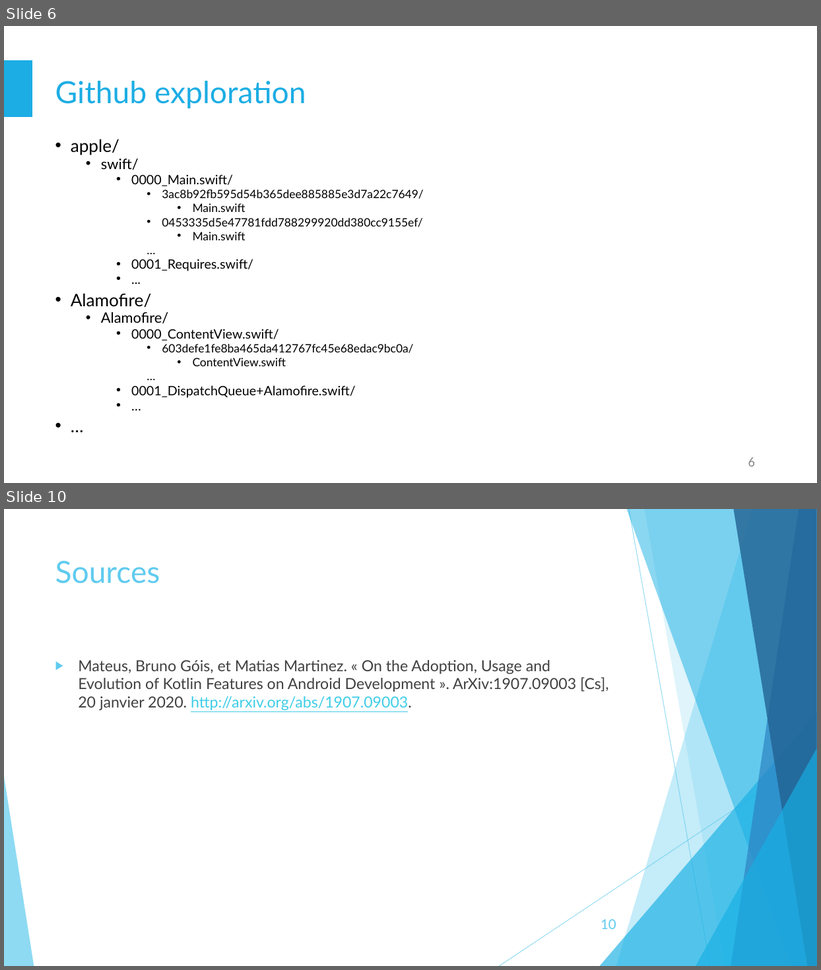
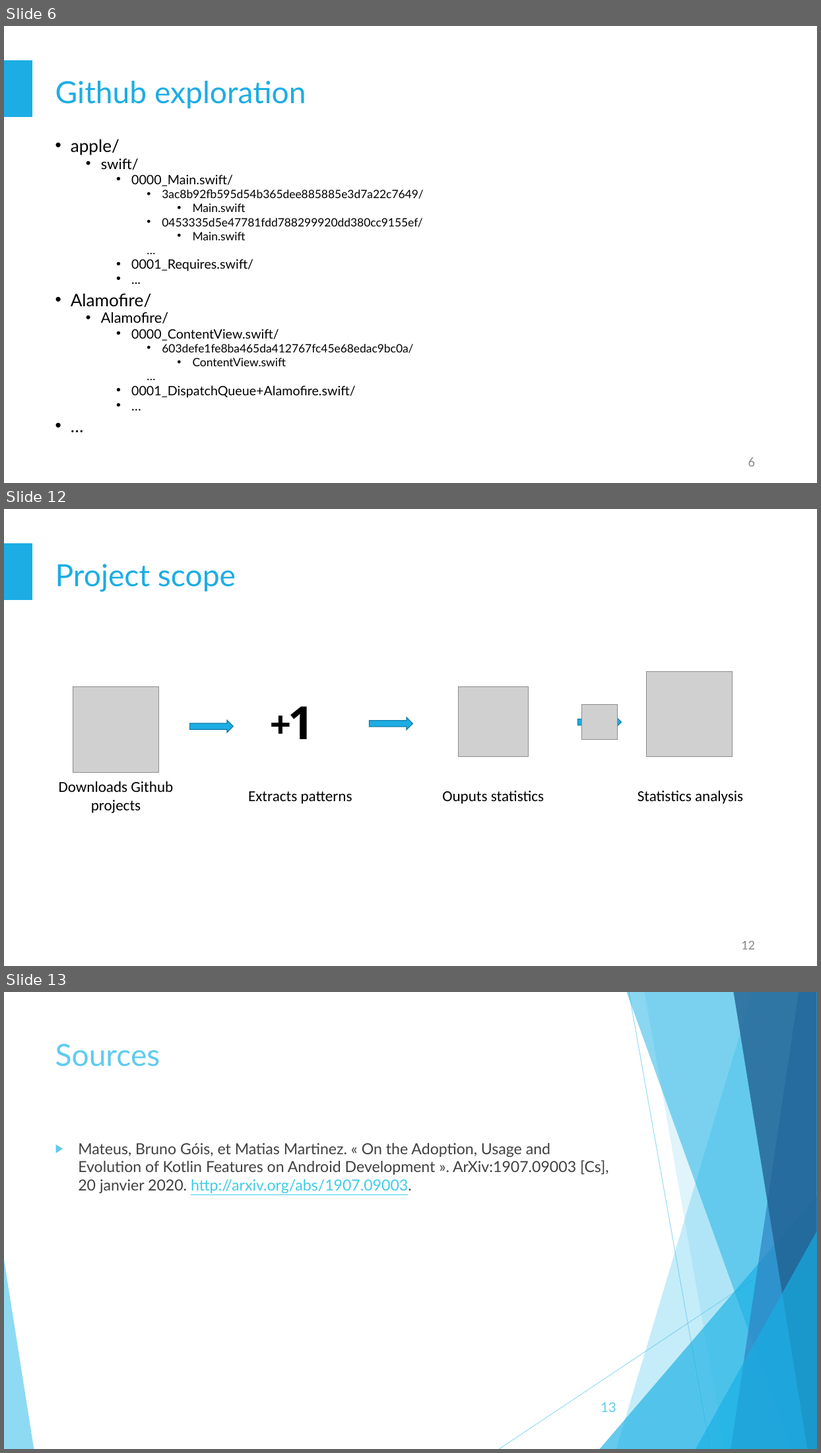
Before and after one commit to staufga0/Pattern-extraction-swift, a slide deck: presentation/Pattern Extraction4.pptx. Shown one above the other, each under a label of ours: slides 6 and 10 before the commit, slides 6, 12 and 13 after it; the slides between them are not shown. The pictures are 821x970 and 821x1453 pixels, drawn with LibreOffice and Linux fonts; fonts in the diff are those of the drawing; grey boxes stand for pictures. Boxes give left, top, right and bottom in pixels: in the first picture for what was removed or moved away, otherwise in the second. Text is boxed around its words. In the diff, an @@ line names an element or a change of style, - is before the commit and + after.

```diff
--- a/presentation/Pattern Extraction4.pptx
+++ b/presentation/Pattern Extraction4.pptx
@@ slide 12 added at [4,509,817,966], background #FFFFFF; not listed: 1 template element that a slide beside it also shows @@
@@ title added at [55,564,236,592], 36 pt, text #1CADE4 @@
+Project scope
@@ picture added at [73,687,159,772] @@
@@ picture added at [647,672,733,757] @@
@@ text added at [264,698,300,749], 44 pt, text #000000, bold @@
++
@@ text added at [288,706,314,739], 54 pt, text #000000, bold @@
+1
@@ picture added at [459,687,529,757] @@
@@ picture added at [582,705,618,740] @@
@@ right arrow added at [190,721,234,733], fill #1CADE4, outline #1580A9 1 pt @@
@@ right arrow added at [370,718,413,730], fill #1CADE4, outline #1580A9 1 pt @@
@@ right arrow added at [578,716,621,729], fill #1CADE4, outline #1580A9 1 pt @@
@@ text added at [59,782,173,813], 18 pt, text #000000 @@
+Downloads Github projects
@@ text added at [248,791,352,804], 18 pt, text #000000 @@
+Extracts patterns
@@ text added at [442,791,544,804], 18 pt, text #000000 @@
+Ouputs statistics
@@ text added at [638,791,743,804], 18 pt, text #000000 @@
+Statistics analysis
@@ page number added at [741,941,755,950], 16 pt, text #8C8C8C @@
+12
@@ what was slide 10 is now slide 13 @@
@@ page number at [601,1403,616,1412]: text changed @@
-10
+13
```
Also in this commit, not shown: 2 slides changed, 4 other slides added, 2 slides removed.
